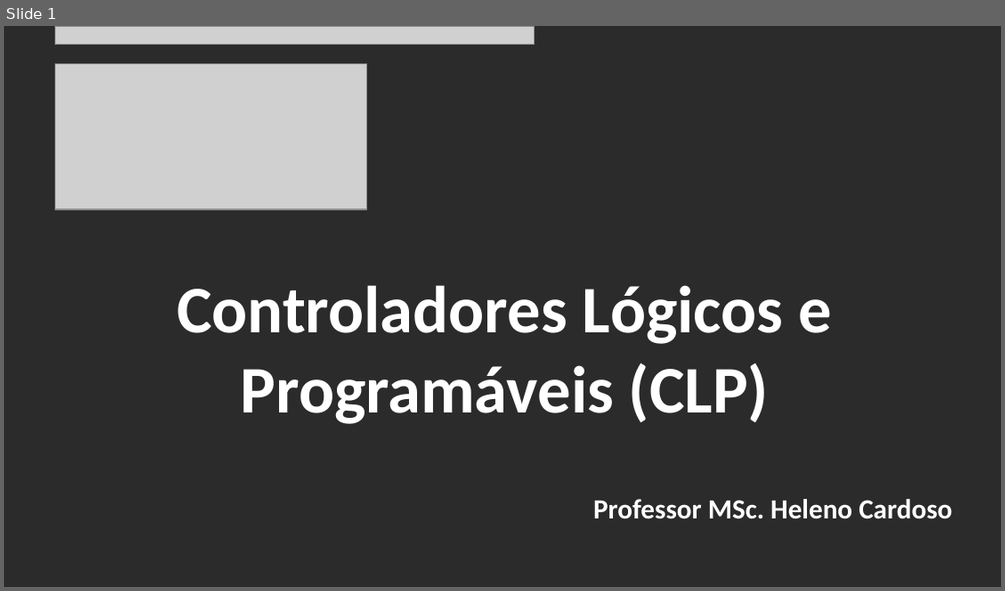
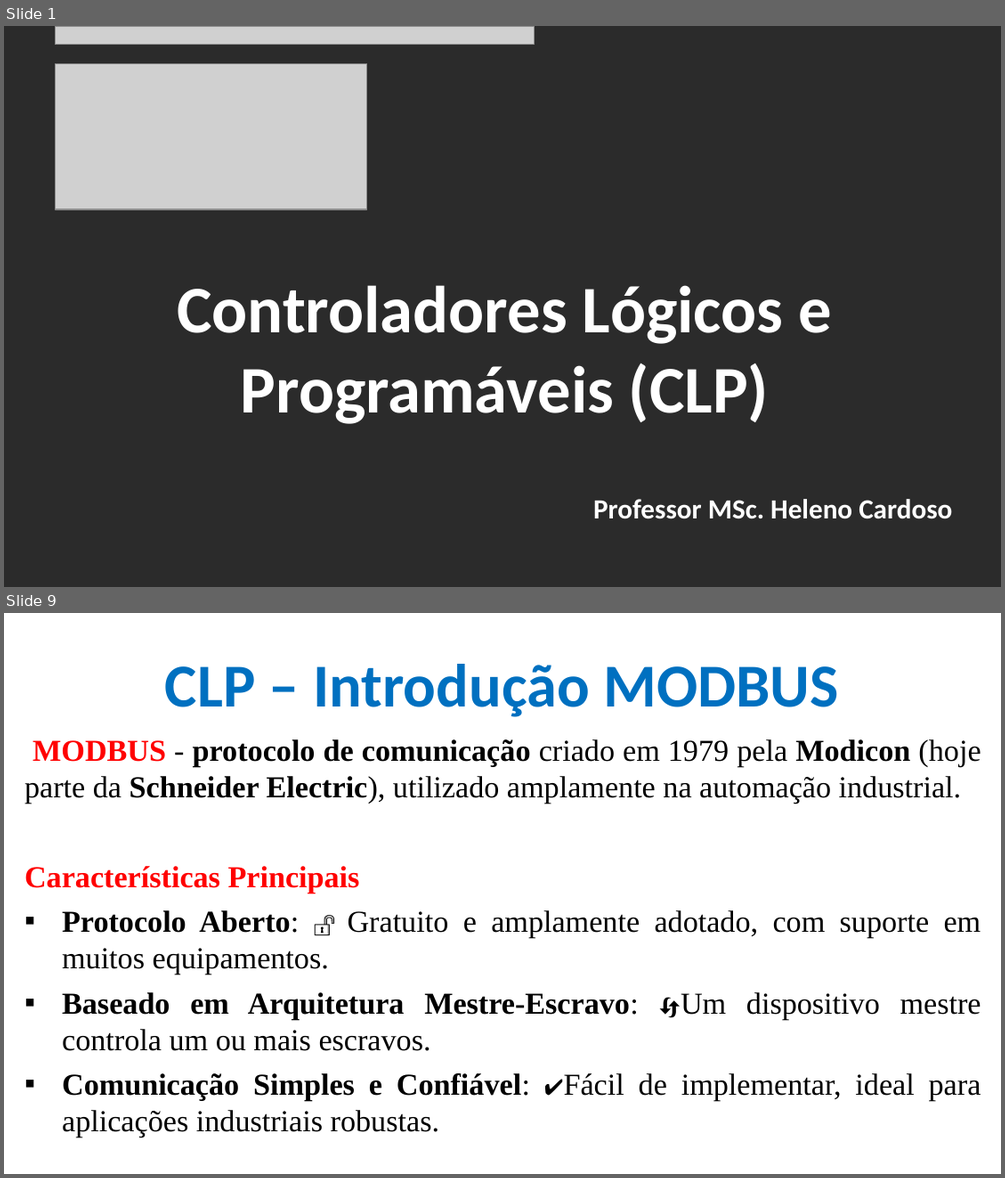
Before and after one commit to CloudEducationBrazil/WydenUniRuyControladoresLogicosProgCLP, a slide deck: 01 Classes/Aula6 - CLP - Redes Industriais MODBUS.pptx. Shown one above the other, each under a label of ours: slide 1 before the commit, slides 1 and 9 after it; the slides between them are not shown. The pictures are 1005x591 and 1005x1178 pixels, drawn with LibreOffice and Linux fonts; fonts in the diff are those of the drawing; grey boxes stand for pictures; background and template pictures are left out; a plain dark background stands for a picture behind light text. Boxes give left, top, right and bottom in pixels: in the first picture for what was removed or moved away, otherwise in the second. Text is boxed around its words. In the diff, an @@ line names an element or a change of style, - is before the commit and + after.

```diff
--- a/01 Classes/Aula6 - CLP - Redes Industriais MODBUS.pptx
+++ b/01 Classes/Aula6 - CLP - Redes Industriais MODBUS.pptx
@@ slide 9 added at box(4, 613, 1001, 1174), background picture (left out) @@
@@ title added at box(165, 664, 839, 717), 44 pt, text #0070C0, bold @@
+CLP – Introdução MODBUS
@@ text added at box(24, 739, 981, 1137), 22 pt, text #000000 @@
+MODBUS - protocolo de comunicação criado em 1979 pela Modicon (hoje parte da Schneider Electric), utilizado amplamente na automação industrial.
+Características Principais
+▪ Protocolo Aberto: 🔓 Gratuito e amplamente adotado, com suporte em muitos equipamentos.
+▪ Baseado em Arquitetura Mestre-Escravo: 🔄Um dispositivo mestre controla um ou mais escravos.
+▪ Comunicação Simples e Confiável: ✔️Fácil de implementar, ideal para aplicações industriais robustas.
```
Also in this commit, not shown: 2 slides changed, 23 other slides added.
